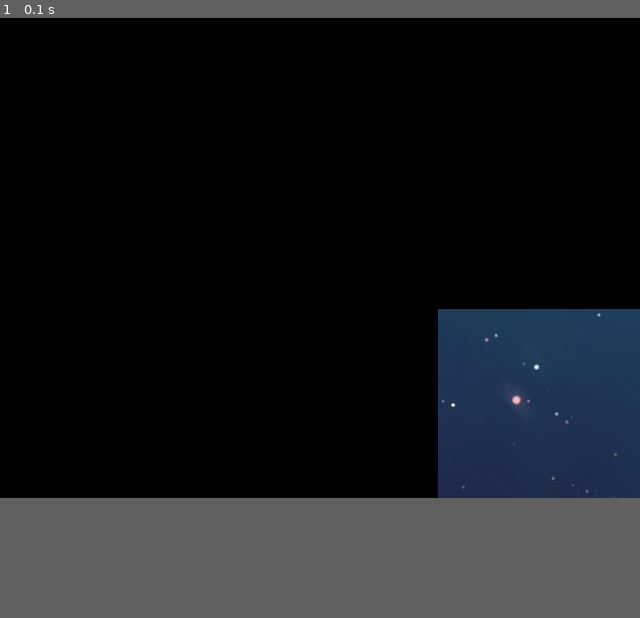
Above: before the commit, frame 1.
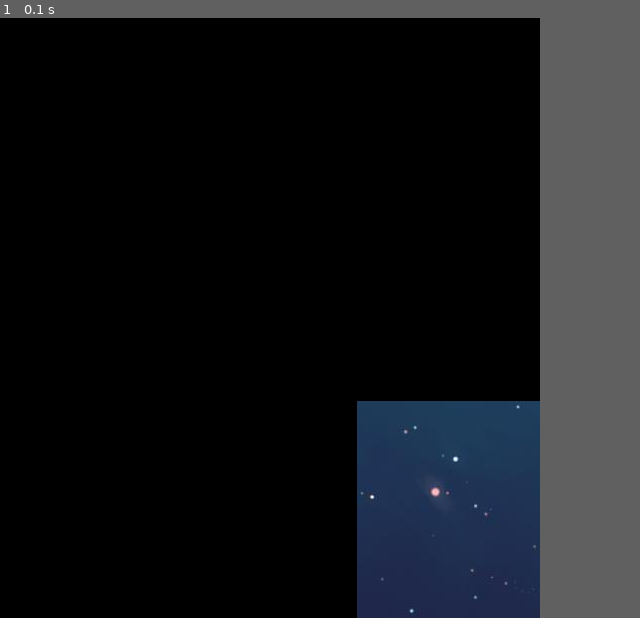
Above: after the commit, the same moment.

Repository: Nitesh-mint/Python
Game: pygame game, started from 10_Day/03_pygameImageClickAndMove.py
Same seed, same stepped clock (60 frames per second), same inputs: the game is played once before the commit and once after it.
Inputs:
- Up to frame 1 (0.1 s): no input
In our replay, the window is 640x480 before the commit and 540x600 after it. These sizes can differ from the game's own. Grey fills any space a smaller window leaves; there, only what the larger window draws over its background counts as a difference.

The runs differ from the first frame. In frame 1, 15% of the frame differs, in the area x 55-100%, y 48-100%.

Commit message:
initial commit

Diff:
--- a/10_Day/03_pygameImageClickAndMove.py
+++ b/10_Day/03_pygameImageClickAndMove.py
@@ -6,8 +6,8 @@
 
 #define constants
 BLACK =(0,0,0)
-WINDOW_WIDTH = 640
-WINDOW_HEIGHT = 480
+WINDOW_WIDTH = 540
+WINDOW_HEIGHT = 600
 FRAMES_PER_SECOND = 30
 BALL_WIDTH_HEIGHT = 100
 MAX_WIDTH = WINDOW_WIDTH - BALL_WIDTH_HEIGHT
--- /dev/null
+++ b/11_Day/01_pygameMoveByKeyboardOncePerkey.py
@@ -0,0 +1,68 @@
+import pygame
+from pygame.locals import *
+import sys
+import random
+
+#define constants
+BLACK = (0,0,0)
+WINDOW_WIDTH = 1920
+WINDOW_HEIGHT = 1080
+FRAMES_PER_SECOND= 30
+BALL_WIDTH_HEIGHT = 100
+MAX_WIDTH = WINDOW_WIDTH - BALL_WIDTH_HEIGHT
+MAX_HEIGHT = WINDOW_HEIGHT - BALL_WIDTH_HEIGHT
+TARGET_X = 400
+TARGET_Y = 320
+TARGET_WIDTH_HEIGHT = 120
+N_PIXELS_TO_MOVE = 20
+
+#initialze the world
+pygame.init()
+window = pygame.display.set_mode((WINDOW_WIDTH,WINDOW_HEIGHT))
+clock = pygame.time.Clock()
+
+#load assets
+ballImage = pygame.image.load("/home/nitesh/Desktop/OOP_in_python/11_Day/ball.jpg")
+targetImage = pygame.image.load("/home/nitesh/Desktop/OOP_in_python/11_Day/target.jpg")
+
+#initialize variables
+ballX = random.randrange(MAX_WIDTH)
+ballY = random.randrange(MAX_HEIGHT)
+targetRect = pygame.Rect(TARGET_X,TARGET_Y,TARGET_WIDTH_HEIGHT,TARGET_WIDTH_HEIGHT)
+
+#loop
+while True:
+    for event in pygame.event.get():
+        if event.type == pygame.QUIT:
+            pygame.quit()
+            sys.exit()
+        #see if the user pressed the key or not
+        elif event.type == pygame.KEYDOWN:
+            if event.key == pygame.K_LEFT:
+
+                ballX = ballX - N_PIXELS_TO_MOVE
+            elif event.key == pygame.K_RIGHT:
+                ballX = ballX + N_PIXELS_TO_MOVE
+            elif event.key == pygame.K_UP:
+                ballY = ballY - N_PIXELS_TO_MOVE
+            elif event.key == pygame.K_DOWN:
+                ballY = ballY + N_PIXELS_TO_MOVE
+
+# check if the ball is colliding with the user?
+    ballRect = pygame.Rect(ballX,ballY,BALL_WIDTH_HEIGHT,BALL_WIDTH_HEIGHT)
+
+    if ballRect.colliderect(targetRect):
+        print("The ball is thouchng the target.")
+
+    #clear the window
+    window.fill(BLACK)
+
+    #draw the window elements
+    window.blit(targetImage,(TARGET_X,TARGET_Y)) #DRAW THE TARGET
+    window.blit(ballImage,(ballX,ballY)) #draw the ball
+
+    #update the window
+    pygame.display.update()
+
+    #slow things
+    clock.tick(FRAMES_PER_SECOND)
Binary file added: 11_Day/ball.jpg
Binary file added: 11_Day/target.jpg
